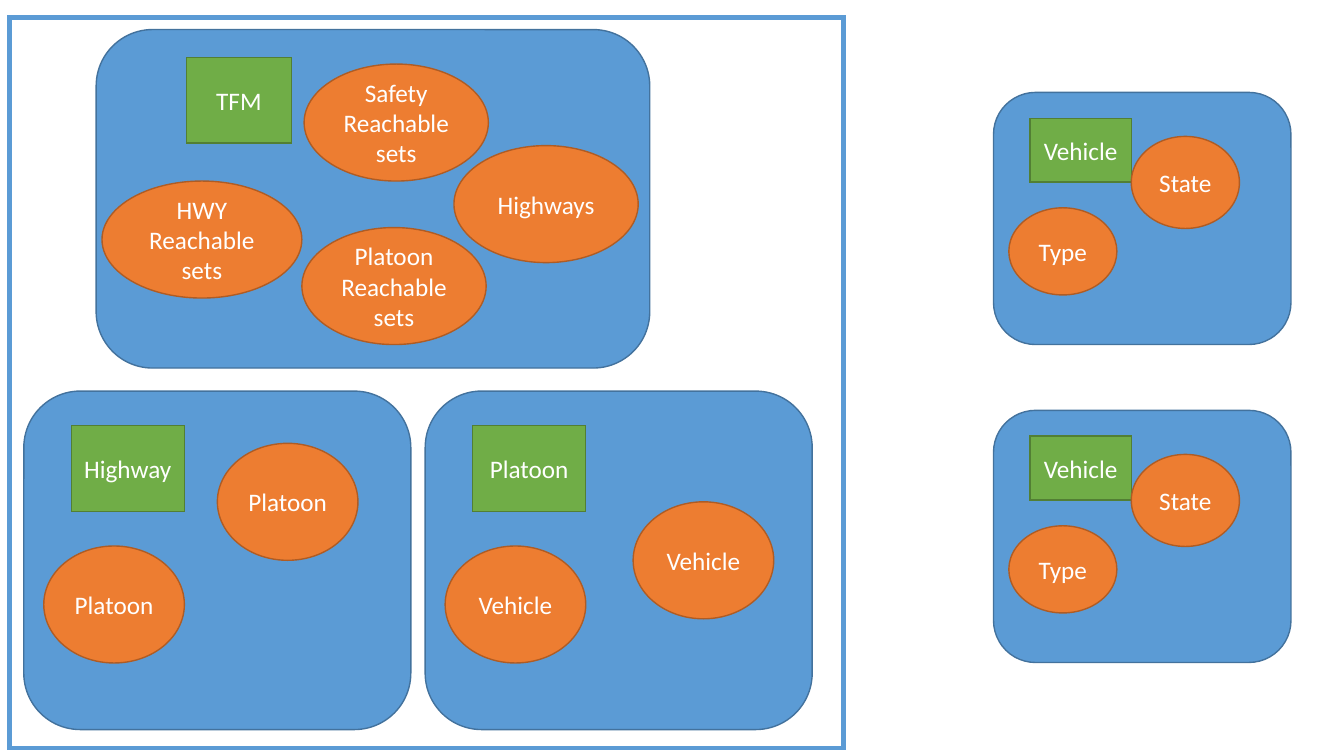
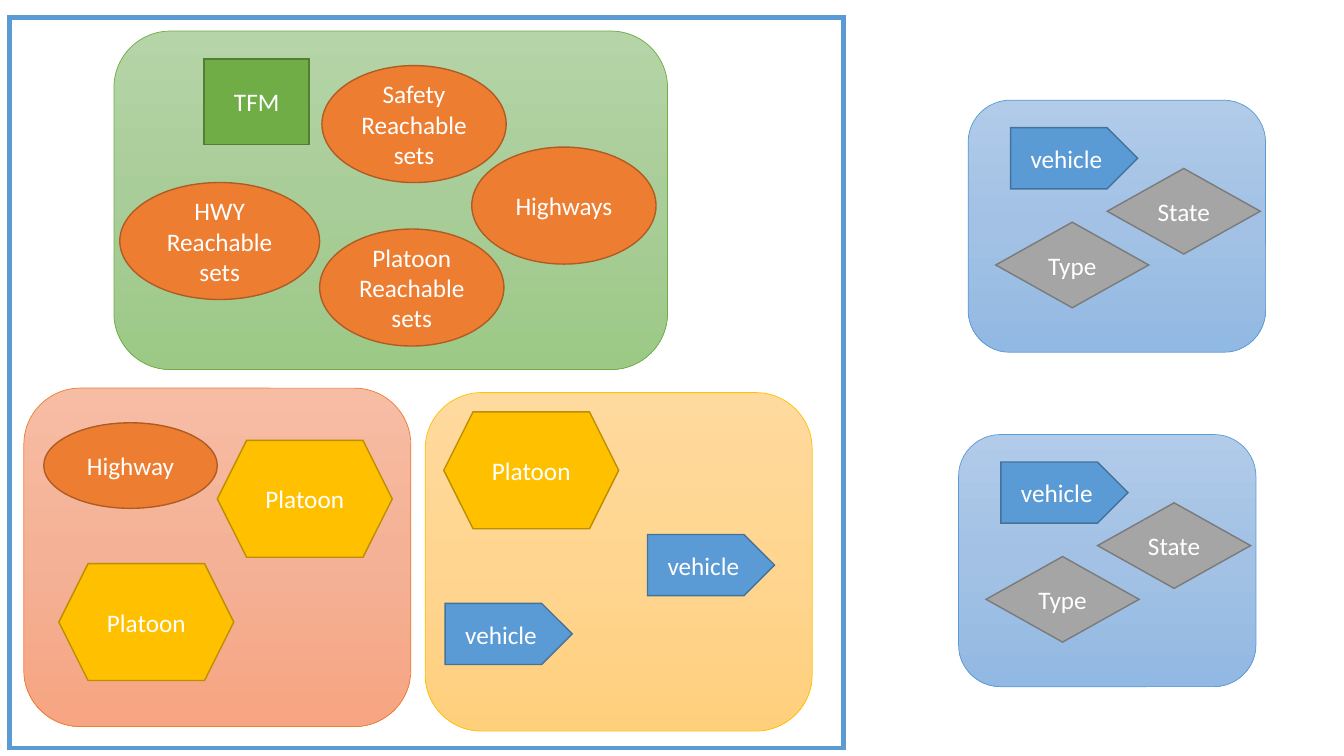
Before and after one commit to HJReachability/UTM, a slide deck: slide 1 of docs/Airspace Structure.pptx. Drawn at 1344x756 pixels with LibreOffice and Linux fonts; fonts in the diff are those of the drawing. Boxes give left, top, right and bottom in pixels: in the first picture for what was removed or moved away, otherwise in the second. Text is boxed around its words. In the diff, an @@ line names an element or a change of style, - is before the commit and + after.

```diff
--- a/docs/Airspace Structure.pptx
+++ b/docs/Airspace Structure.pptx
@@ 4 ellipses, 1 rectangle, 1 rounded rectangle: place and size @@
-4 ellipses, 1 rectangle, 1 rounded rectangle at (96,29,649,368)
+4 ellipses, 1 rectangle, 1 rounded rectangle at (114,31,667,370)
@@ rounded rectangle at (114,31,667,370): fill #5B9BD5 to gradient #B5D5A7 to #AACE9A to #9CC987; outline #43739E 1 pt to #70AD47 0.5 pt @@
@@ rounded rectangle: place and size @@
-rounded rectangle at (994,93,1292,345)
+rounded rectangle at (969,100,1266,352)
@@ rounded rectangle at (969,100,1266,352): fill #5B9BD5 to gradient #B1CBE9 to #A3C1E5 to #93B9E4; outline #43739E 1 pt to #5B9BD5 0.5 pt @@
@@ pentagon arrow "vehicle": place and size @@
-pentagon arrow "vehicle" at (1030,118,1132,181)
+pentagon arrow "vehicle" at (1011,128,1138,190)
@@ pentagon arrow "vehicle" at (1011,128,1138,190): rectangle to pentagon arrow; fill #70AD47 to #5B9BD5; outline #538035 1 pt to #43739E 1 pt @@
@@ text in pentagon arrow at (1031,150,1103,168): text changed @@
-Vehicle
+vehicle
@@ diamond "State": place and size @@
-diamond "State" at (1131,136,1239,228)
+diamond "State" at (1108,168,1261,254)
@@ diamond "Type": place and size @@
-diamond "Type" at (1009,208,1117,294)
+diamond "Type" at (996,222,1149,308)
@@ rounded rectangle at (24,388,411,727): fill #5B9BD5 to gradient #F7BDA5 to #F5B196 to #F8A582; outline #43739E 1 pt to #ED7D31 0.5 pt @@
@@ rounded rectangle at (425,392,813,731): fill #5B9BD5 to gradient #FFDB9E to #FFD590 to #FFD07C; outline #43739E 1 pt to #FFC000 0.5 pt @@
@@ hexagon "Platoon": place and size @@
-hexagon "Platoon" at (473,425,586,511)
+hexagon "Platoon" at (444,412,619,529)
@@ hexagon "Platoon" at (444,412,619,529): rectangle to hexagon; fill #70AD47 to #FFC000; outline #538035 1 pt to #BD8E00 1 pt @@
@@ ellipse "Highway": place and size @@
-ellipse "Highway" at (72,425,185,511)
+ellipse "Highway" at (43,422,217,508)
@@ ellipse "Highway" at (43,422,217,508): rectangle to ellipse; fill #70AD47 to #ED7D31; outline #538035 1 pt to #AF5C24 1 pt @@
@@ hexagon "Platoon": place and size @@
-hexagon "Platoon" at (218,444,359,561)
+hexagon "Platoon" at (218,441,393,558)
@@ hexagon "Platoon" at (218,441,393,558): ellipse to hexagon; fill #ED7D31 to #FFC000; outline #AF5C24 1 pt to #BD8E00 1 pt @@
@@ rounded rectangle at (959,435,1256,687): fill #5B9BD5 to gradient #B1CBE9 to #A3C1E5 to #93B9E4; outline #43739E 1 pt to #5B9BD5 0.5 pt @@
@@ rounded rectangle: place and size @@
-rounded rectangle at (994,410,1292,662)
+rounded rectangle at (959,435,1256,687)
@@ pentagon arrow "vehicle" at (1001,462,1128,523): rectangle to pentagon arrow; fill #70AD47 to #5B9BD5; outline #538035 1 pt to #43739E 1 pt @@
@@ pentagon arrow "vehicle": place and size @@
-pentagon arrow "vehicle" at (1030,437,1132,500)
+pentagon arrow "vehicle" at (1001,462,1128,523)
@@ text in pentagon arrow at (1021,484,1093,502): text changed @@
-Vehicle
+vehicle
@@ ellipse to diamond; fill #ED7D31 to #A5A5A5; outline #AF5C24 1 pt to #7A7A7A 1 pt in 4 elements at (1108,168,1261,254), (996,222,1149,308), (986,557,1139,642), (1098,503,1251,589) @@
@@ diamond "State": place and size @@
-diamond "State" at (1131,455,1239,546)
+diamond "State" at (1098,503,1251,589)
@@ pentagon arrow "vehicle" at (647,534,774,596): ellipse to pentagon arrow; fill #ED7D31 to #5B9BD5; outline #AF5C24 1 pt to #43739E 1 pt @@
@@ pentagon arrow "vehicle": place and size @@
-pentagon arrow "vehicle" at (633,502,774,619)
+pentagon arrow "vehicle" at (647,534,774,596)
@@ hexagon "Platoon" at (58,564,234,681): ellipse to hexagon; fill #ED7D31 to #FFC000; outline #AF5C24 1 pt to #BD8E00 1 pt @@
@@ hexagon "Platoon": place and size @@
-hexagon "Platoon" at (43,546,185,663)
+hexagon "Platoon" at (58,564,234,681)
@@ text in pentagon arrow at (668,557,740,575): text changed @@
-Vehicle
+vehicle
@@ diamond "Type": place and size @@
-diamond "Type" at (1009,526,1117,613)
+diamond "Type" at (986,557,1139,642)
@@ pentagon arrow "vehicle": place and size @@
-pentagon arrow "vehicle" at (446,546,587,663)
+pentagon arrow "vehicle" at (446,604,573,665)
@@ pentagon arrow "vehicle" at (446,604,573,665): ellipse to pentagon arrow; fill #ED7D31 to #5B9BD5; outline #AF5C24 1 pt to #43739E 1 pt @@
@@ text in pentagon arrow at (465,626,537,644): text changed @@
-Vehicle
+vehicle
```
Also in this commit, not shown: 1 other slide changed, 5 slides added, 34 other files.
